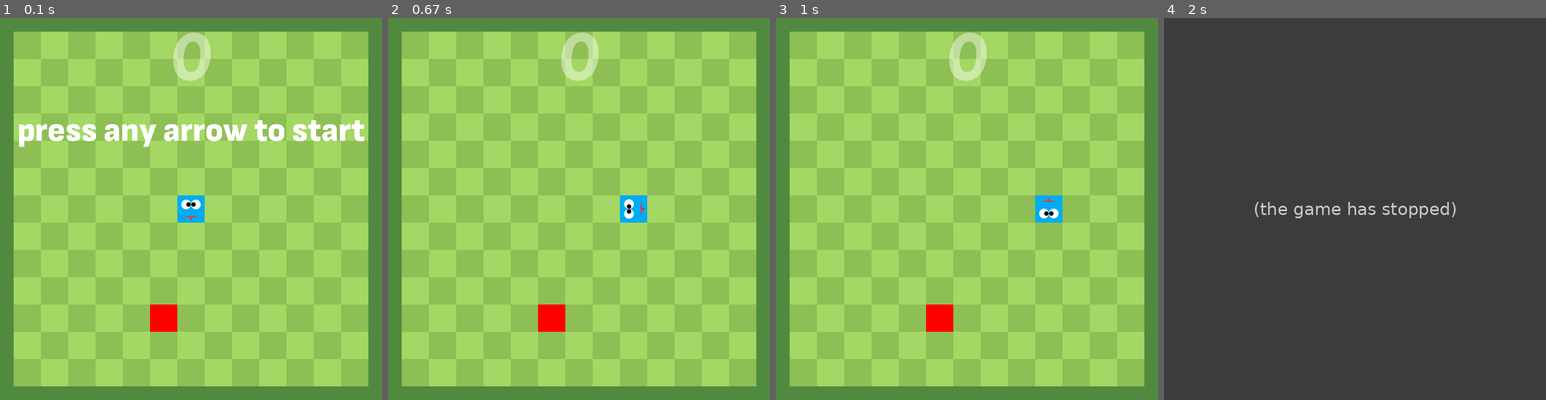
Above: before the commit, frames 1-4 (left to right).
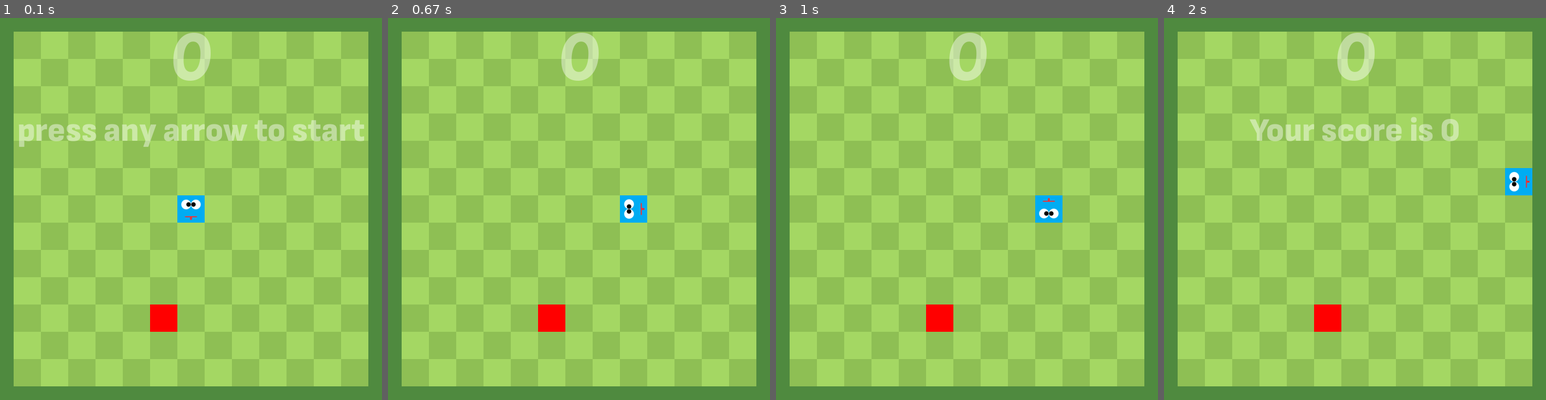
Above: after the commit, the same moments.

Repository: ad1utant/snake-pygame
Game: pygame game, started from main.py
Two runs of this game, one before a commit and one after it. Both use one fixed random seed, a clock stepped at 60 frames per second and the inputs below.
Inputs:
- Up to frame 1 (0.1 s): no input
- Up to frame 2 (0.67 s): hold Right from 0.33 s (still down)
- Up to frame 3 (1 s): release Right at 0.8 s; hold Up from 0.83 s (still down)
- Up to frame 4 (2 s): release Up at 1.13 s; hold Right 1.17-1.63 s

The runs differ from the first frame. In frame 1, 2.4% of the frame differs, in the area x 4-96%, y 26-34%; in frame 2, nothing differs; in frame 3, nothing differs; in frame 4, 100%, in the area x 0-100%, y 0-100%.
Before the commit the program exited at 1.8 s; later frames show no game.

Commit message:
if you touch the border your last body element will not disappear

Diff:
--- a/board.py
+++ b/board.py
@@ -30,16 +30,16 @@
         screen.fill((79, 138, 63))
         screen.blit(self.surf,self.rect)
 class Border():
-    def check(self,player):
+    def check(self,player,finish,counter):
         if player.rect.y < 25:
             player.rect.move_ip(0,50)
-            exit()
+            finish.finish(counter,player)
         if player.rect.y > 650:
             player.rect.move_ip(0,-50)
-            exit()
+            finish.finish(counter,player)
         if player.rect.x > 650:
             player.rect.move_ip(-50,0)
-            exit()
+            finish.finish(counter,player)
         if player.rect.x < 25:
             player.rect.move_ip(50,0)
-            exit()
+            finish.finish(counter,player)
--- a/body.py
+++ b/body.py
@@ -5,7 +5,7 @@
         self.surf = pygame.Surface([50, 50])
         self.surf.fill([255, 255, 255])
         self.rect = self.surf.get_rect()
-    def render(self,direction_list,screen,player):
+    def render(self,direction_list,screen,player,finish,counter):
         for i in range(1,len(direction_list)):
             self.rect.x = direction_list[i][0]
             self.rect.y = direction_list[i][1]
@@ -14,5 +14,6 @@
             else:
                 self.surf.fill([0, 172, 242])
             if (self.rect.x,self.rect.y) == (player.rect.x,player.rect.y):
-                exit()
+                finish.finish(counter,player)
+                player.bodycollide()
             screen.blit(self.surf,self.rect)
--- /dev/null
+++ b/finish.py
@@ -0,0 +1,15 @@
+import pygame
+
+class Finish():
+    def __init__(self):
+        self.status = 'nonactivated'
+    def finish(self,counter,player):
+        player.direction = 'finish'
+        self.font = pygame.font.Font("fonts/sofia.ttf", 60)
+        self.surf = self.font.render(f'Your score is {counter.value}', True, [255, 255, 255], None)
+        self.surf.set_alpha(110)
+        self.rect = self.surf.get_rect(center=[350,207])
+        self.status = 'activated'
+    def check(self,screen):
+        if self.status == 'activated':
+            screen.blit(self.surf,self.rect)
--- a/greeting.py
+++ b/greeting.py
@@ -5,7 +5,8 @@
         pygame.font.init()
         self.font = pygame.font.Font("fonts/sofia.ttf", 60)
         self.surf = self.font.render('press any arrow to start',True,[255,255,255],None)
+        self.surf.set_alpha(110)
         self.rect = self.surf.get_rect(center=[350,207])
     def update(self,screen,player):
-        if player.direction == "":
+        if player.direction == "start":
             screen.blit(self.surf,self.rect)
--- a/main.py
+++ b/main.py
@@ -6,7 +6,9 @@
 from board import Board,Border,Layout
 from greeting import Greeting
 from body import Body
+from finish import *
 from pygame.locals import (
+
 K_ESCAPE,
 KEYDOWN,
 K_UP,
@@ -28,6 +30,7 @@
 counter = Counter()
 running = True
 body = Body()
+finish = Finish()
 snake_move = pygame.USEREVENT + 1
 pygame.time.set_timer(snake_move,200)
 
@@ -46,21 +49,29 @@
                 running = False
         if event.type == snake_move:
             player.update(key_pressed)
-            if player.direction != '':
+            border.check(player, finish, counter)
+
+
+            if player.direction == 'start' or player.direction == 'finish':
+                pass
+            else:
                 direction_list.insert(0,(player.rect.x,player.rect.y))
-    if len(direction_list) > counter.value + 1:
-        direction_list.pop()
-    print(direction_list)
+                if len(direction_list) > counter.value + 1:
+                    direction_list.pop()
+
+    print(player.direction,direction_list)
     player.check_move(key_pressed)
     fruit.check(player,fruit_group,counter,direction_list)
-    border.check(player)
+
     layout.update(screen)
     board.loop(screen)
+    body.render(direction_list, screen, player,finish,counter)
+    screen.blit(fruit.surf, fruit.rect)
+
     screen.blit(player.surf, player.rect)
-    body.render(direction_list, screen, player)
-    screen.blit(fruit.surf, fruit.rect)
+    greeting.update(screen, player)
     counter.update(screen)
-    greeting.update(screen, player)
+    finish.check(screen)
     pygame.display.flip()
     clock.tick(30)
 
--- a/player.py
+++ b/player.py
@@ -14,20 +14,21 @@
         self.surf.fill((255,255,255))
         self.surf = pygame.image.load('graphics/head_down.png')
         self.rect = self.surf.get_rect(center=(350,350))
-        self.direction = ''
+        self.direction = 'start'
     def check_move(self,key_pressed):
-        if key_pressed[K_UP] and self.direction != 'down':
-            self.direction = 'up'
-            self.surf = pygame.image.load('graphics/head_up.png')
-        if key_pressed[K_DOWN] and self.direction != 'up':
-            self.direction = 'down'
-            self.surf = pygame.image.load('graphics/head_down.png')
-        if key_pressed[K_LEFT] and self.direction != 'right':
-            self.direction = 'left'
-            self.surf = pygame.image.load('graphics/head_left.png')
-        if key_pressed[K_RIGHT] and self.direction != 'left':
-            self.direction = 'right'
-            self.surf = pygame.image.load('graphics/head_right.png')
+        if self.direction != 'finish':
+            if key_pressed[K_UP] and self.direction != 'down':
+                self.direction = 'up'
+                self.surf = pygame.image.load('graphics/head_up.png')
+            if key_pressed[K_DOWN] and self.direction != 'up':
+                self.direction = 'down'
+                self.surf = pygame.image.load('graphics/head_down.png')
+            if key_pressed[K_LEFT] and self.direction != 'right':
+                self.direction = 'left'
+                self.surf = pygame.image.load('graphics/head_left.png')
+            if key_pressed[K_RIGHT] and self.direction != 'left':
+                self.direction = 'right'
+                self.surf = pygame.image.load('graphics/head_right.png')
     def update(self,keypresed):
         if self.direction == 'right':
             self.rect.move_ip(50,0)
@@ -37,3 +38,13 @@
             self.rect.move_ip(0,-50)
         if self.direction == 'down':
             self.rect.move_ip(0,50)
+
+    def bodycollide(self):
+        if self.direction == 'up':
+            self.rect.move_ip(0, 50)
+        if self.direction == 'down':
+            self.rect.move_ip(0, -50)
+        if self.direction == 'right':
+            self.rect.x.move_ip(-50, 0)
+        if self.direction == 'left':
+            self.rect.move_ip(50, 0)
